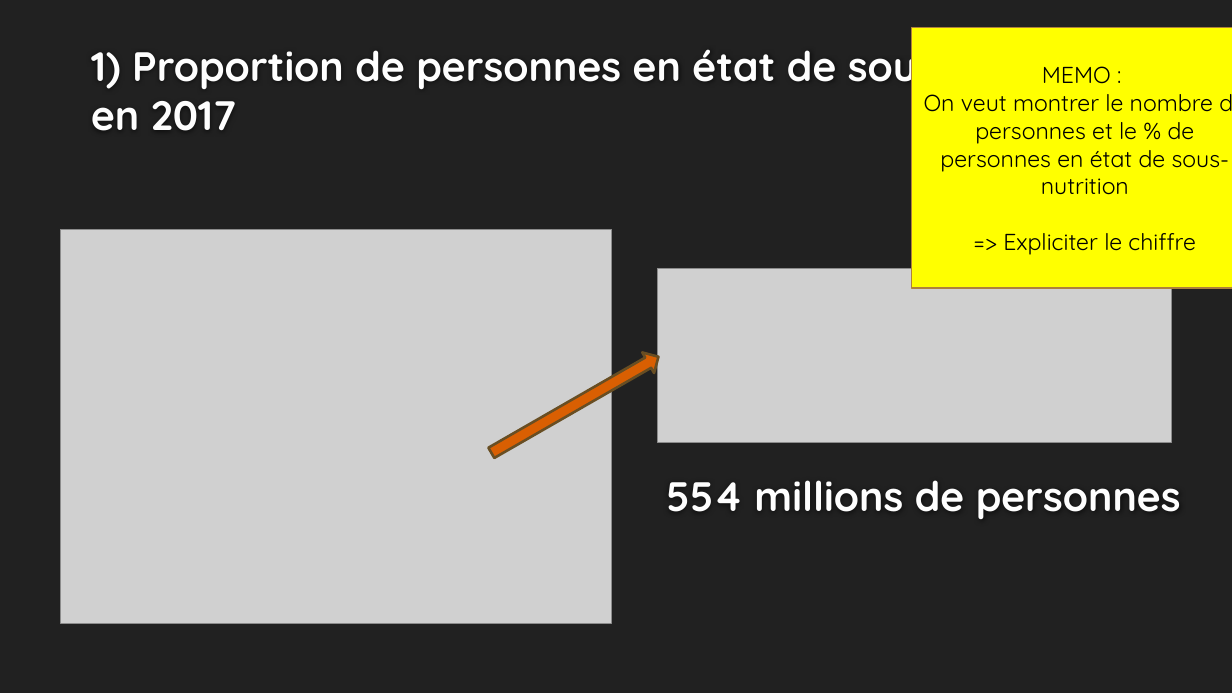
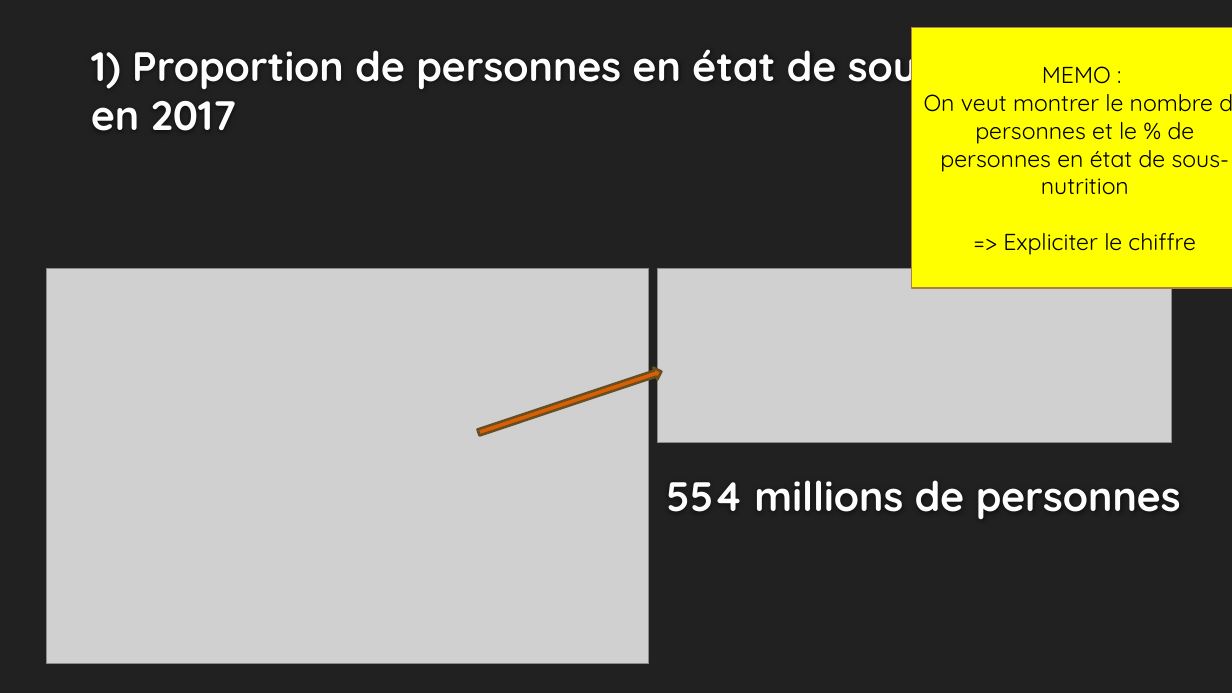
Before and after one commit to ziedbelhocine/Cours-OC, a slide deck: slide 4 of Data_Analyst/Projet_4/Template+de+présentation_Faim_monde-V2.pptx. Drawn at 1232x693 pixels with LibreOffice and Linux fonts; fonts in the diff are those of the drawing; grey boxes stand for pictures; background and template pictures are left out. Boxes give left, top, right and bottom in pixels: in the first picture for what was removed or moved away, otherwise in the second. Text is boxed around its words. In the diff, an @@ line names an element or a change of style, - is before the commit and + after.

```diff
--- a/Data_Analyst/Projet_4/Template+de+présentation_Faim_monde-V2.pptx
+++ b/Data_Analyst/Projet_4/Template+de+présentation_Faim_monde-V2.pptx
@@ picture: place and size @@
-picture at [60,229,612,623]
+picture at [46,269,649,664]
@@ right arrow at [477,365,664,439]: rotation 330 to 341 degrees @@
```
Also in this commit, not shown: 1 other slide changed, 5 slides added, 2 slides removed, 1 other file.
